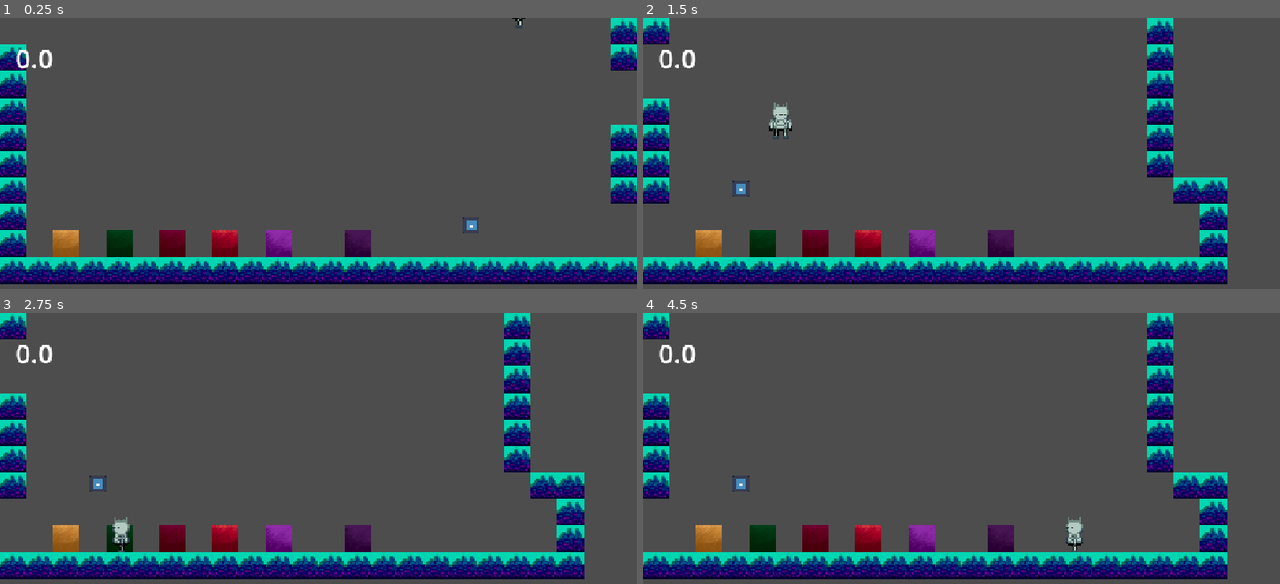
Above: before the commit, frames 1-4 (two rows, left to right).
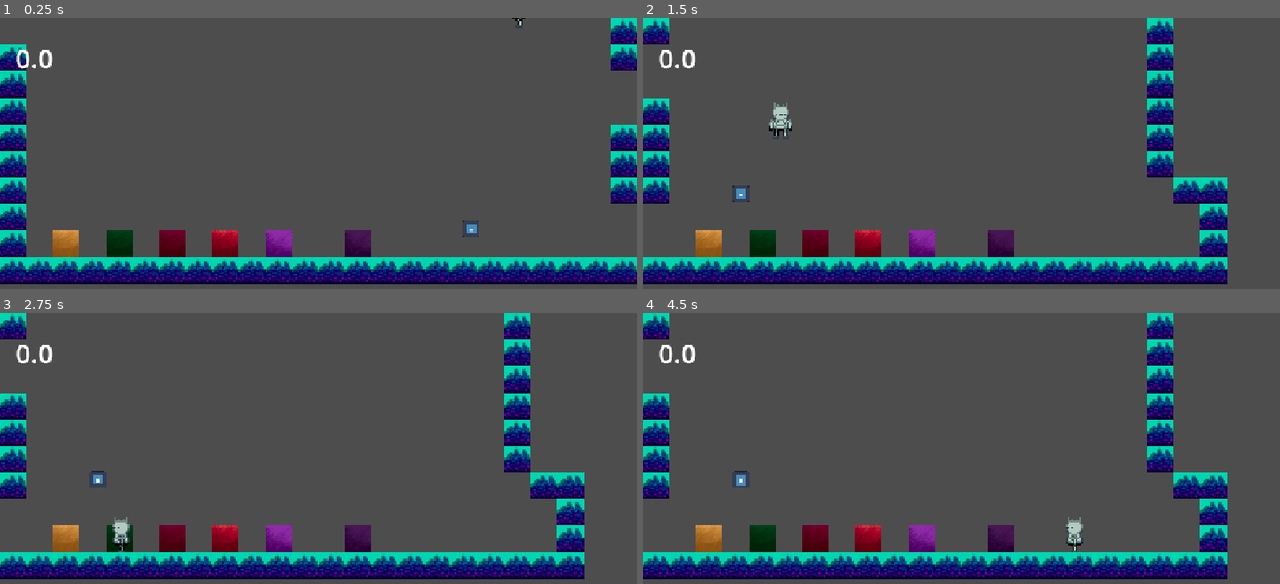
Above: after the commit, the same moments.

Repository: karelisso/R7L_fe
Game: Godot game, scene res://scenes/Main.tscn
Two runs of this game, one before a commit and one after it. Both use one fixed random seed, a clock stepped at 60 frames per second and the inputs below. The engine's default icon, where the game draws it, is replaced by a stand-in: a white triangle on a blue panel in a dark square.
Inputs:
- Up to frame 1 (0.25 s): no input
- Up to frame 2 (1.5 s): hold Right (right) from 0.53 s (still down); tap Space (jump) at 0.77 s
- Up to frame 3 (2.75 s): tap Space (jump) at 1.52 s; release Right (right) at 2.03 s; hold Left (left) from 2.03 s (still down)
- Up to frame 4 (4.5 s): release Left (left) at 2.78 s; hold Right (right) 2.78-4.28 s; tap Space (jump) at 3.02, 3.77 s; hold Left (left) from 4.28 s (still down)

The runs differ from the first frame. In frame 1, less than 0.1% of the frame differs, in the area x 72-76%, y 73-81%; in frame 2, less than 0.1%; in frame 3, less than 0.1%, in the area x 14-17%, y 58-66%; in frame 4, less than 0.1%.

Commit message:
added spring wobble

Diff:
--- a/scenes/spring.tscn
+++ b/scenes/spring.tscn
@@ -1,7 +1,8 @@
 [gd_scene format=3 uid="uid://c6toiscbxbouq"]
 
-[ext_resource type="Script" uid="uid://cgnhh5nkep8w7" path="res://scripts/spring.gd" id="1_boyml"]
+[ext_resource type="Script" uid="uid://dlurwb51dcreq" path="res://scripts/spring.gd" id="1_boyml"]
 [ext_resource type="Texture2D" uid="uid://22m1u78qobc1" path="res://textures/icon.svg" id="1_ka4py"]
+[ext_resource type="Script" uid="uid://cgnhh5nkep8w7" path="res://scripts/spring_area_2d.gd" id="3_f6w1c"]
 
 [sub_resource type="PlaneMesh" id="PlaneMesh_lmt8p"]
 orientation = 2
@@ -9,6 +10,7 @@
 [sub_resource type="RectangleShape2D" id="RectangleShape2D_lmt8p"]
 
 [node name="Spring" type="CharacterBody2D" unique_id=911301289]
+script = ExtResource("1_boyml")
 
 [node name="MeshInstance2D" type="MeshInstance2D" parent="." unique_id=1674391696]
 scale = Vector2(5, 5)
@@ -16,7 +18,7 @@
 texture = ExtResource("1_ka4py")
 
 [node name="Area2D" type="Area2D" parent="." unique_id=1906788137]
-script = ExtResource("1_boyml")
+script = ExtResource("3_f6w1c")
 
 [node name="CollisionShape2D" type="CollisionShape2D" parent="Area2D" unique_id=591194738]
 scale = Vector2(0.5, 0.5)
--- a/scripts/spring.gd
+++ b/scripts/spring.gd
@@ -1,2 +1,15 @@
-extends Area2D
-@export var id = "spring"
+extends CharacterBody2D
+
+@onready var mesh = $MeshInstance2D
+
+var offset: Vector2
+var timer = 0
+@export var wobble_strength = 3
+@export var wobble_speed = 3
+
+func _physics_process(delta: float) -> void:
+	timer += delta * wobble_speed
+	if timer > 360:
+		timer -= 360
+	offset = Vector2(0, sin(timer) * wobble_strength)
+	mesh.position = offset
--- /dev/null
+++ b/scripts/spring_area_2d.gd
@@ -0,0 +1,2 @@
+extends Area2D
+@export var id = "spring"
Not shown, changed: scripts/spring.gd.uid
Not shown, added: scripts/spring_area_2d.gd.uid
